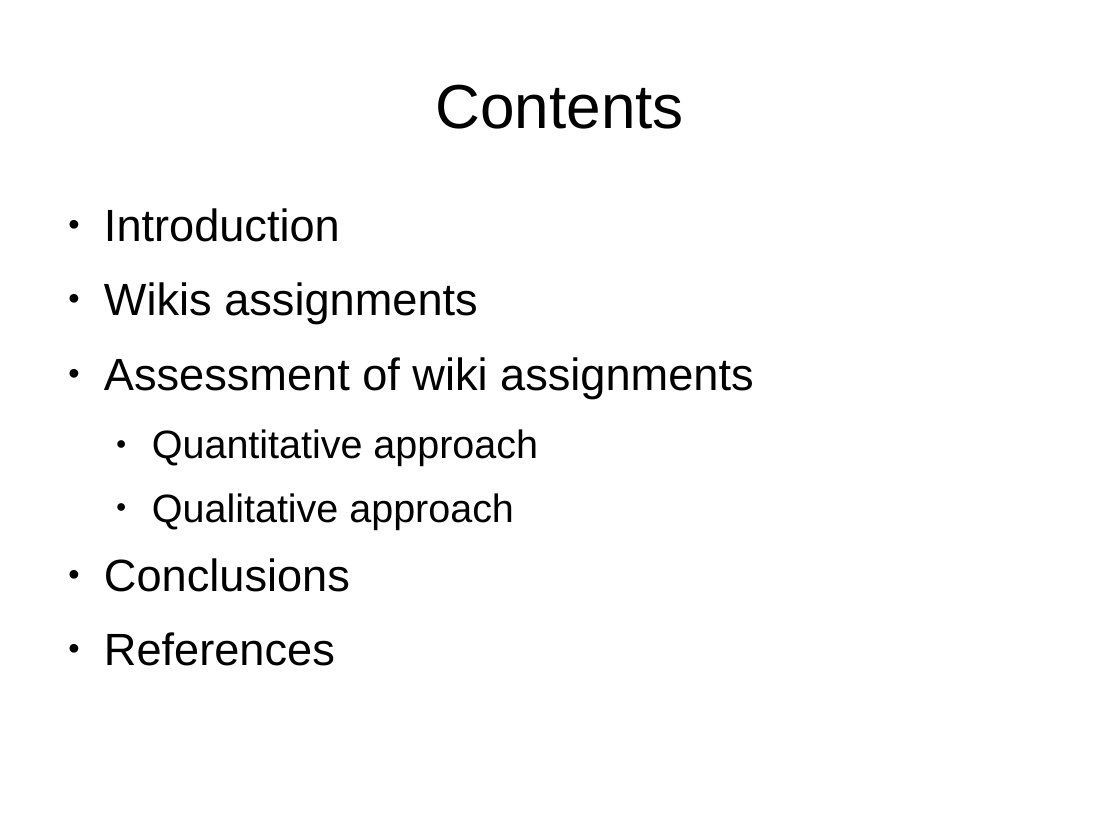
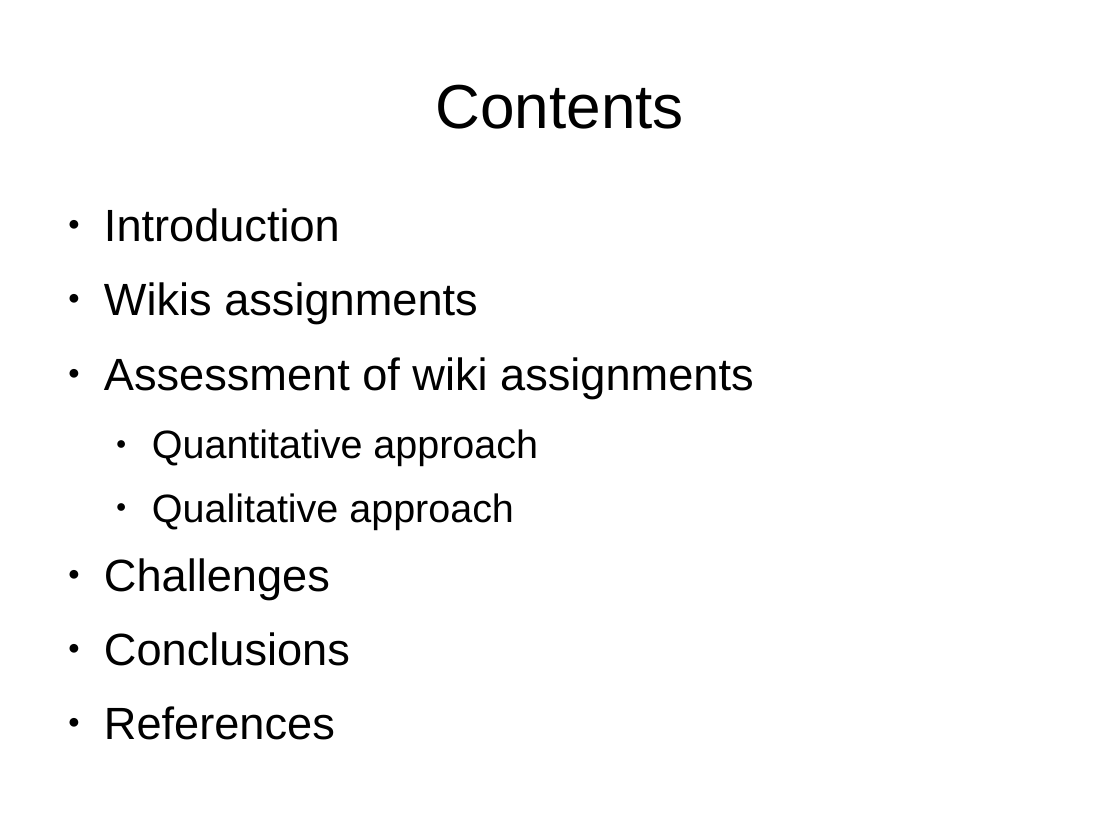
Before and after one commit to DrPantera/wikis4education, a slide deck: slide 2 of brunel-2014/wiki-assessment.odp. Drawn at 1120x840 pixels with LibreOffice and Linux fonts; fonts in the diff are those of the drawing. Boxes give left, top, right and bottom in pixels: in the first picture for what was removed or moved away, otherwise in the second. Text is boxed around its words. In the diff, an @@ line names an element or a change of style, - is before the commit and + after.

```diff
--- a/brunel-2014/wiki-assessment.odp
+++ b/brunel-2014/wiki-assessment.odp
@@ text at bbox=[104, 558, 330, 599]: paragraph added @@
+● Challenges
```
Also in this commit, not shown: 2 other slides changed, 31 slides added, 5 slides removed.
